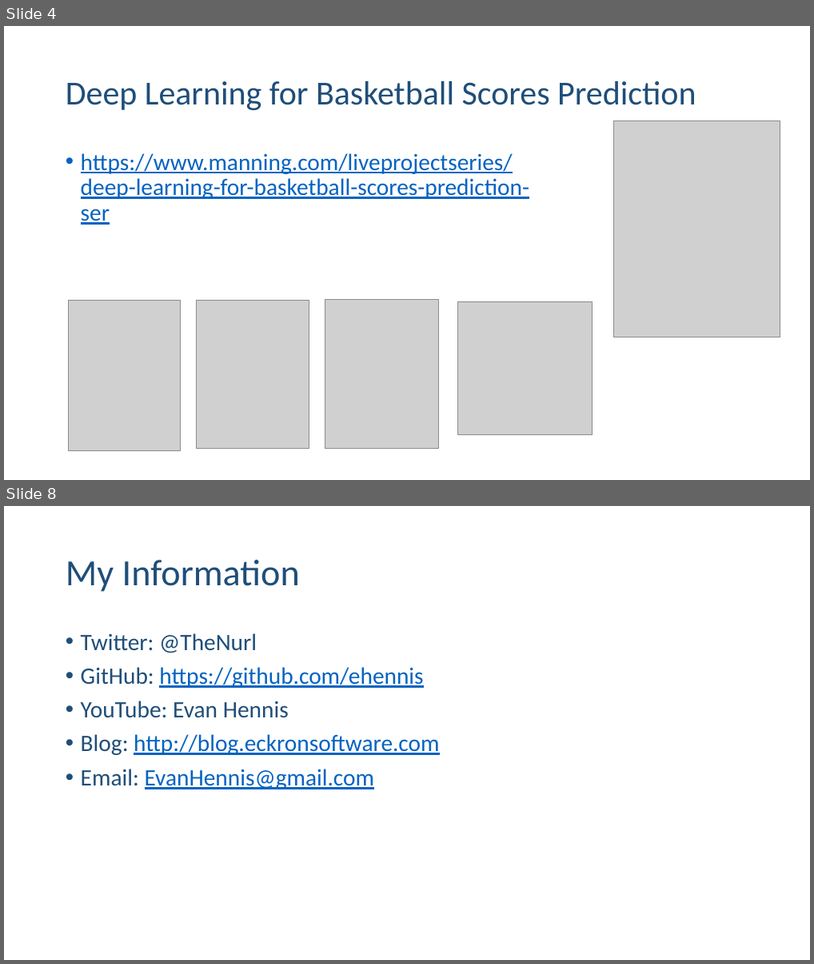
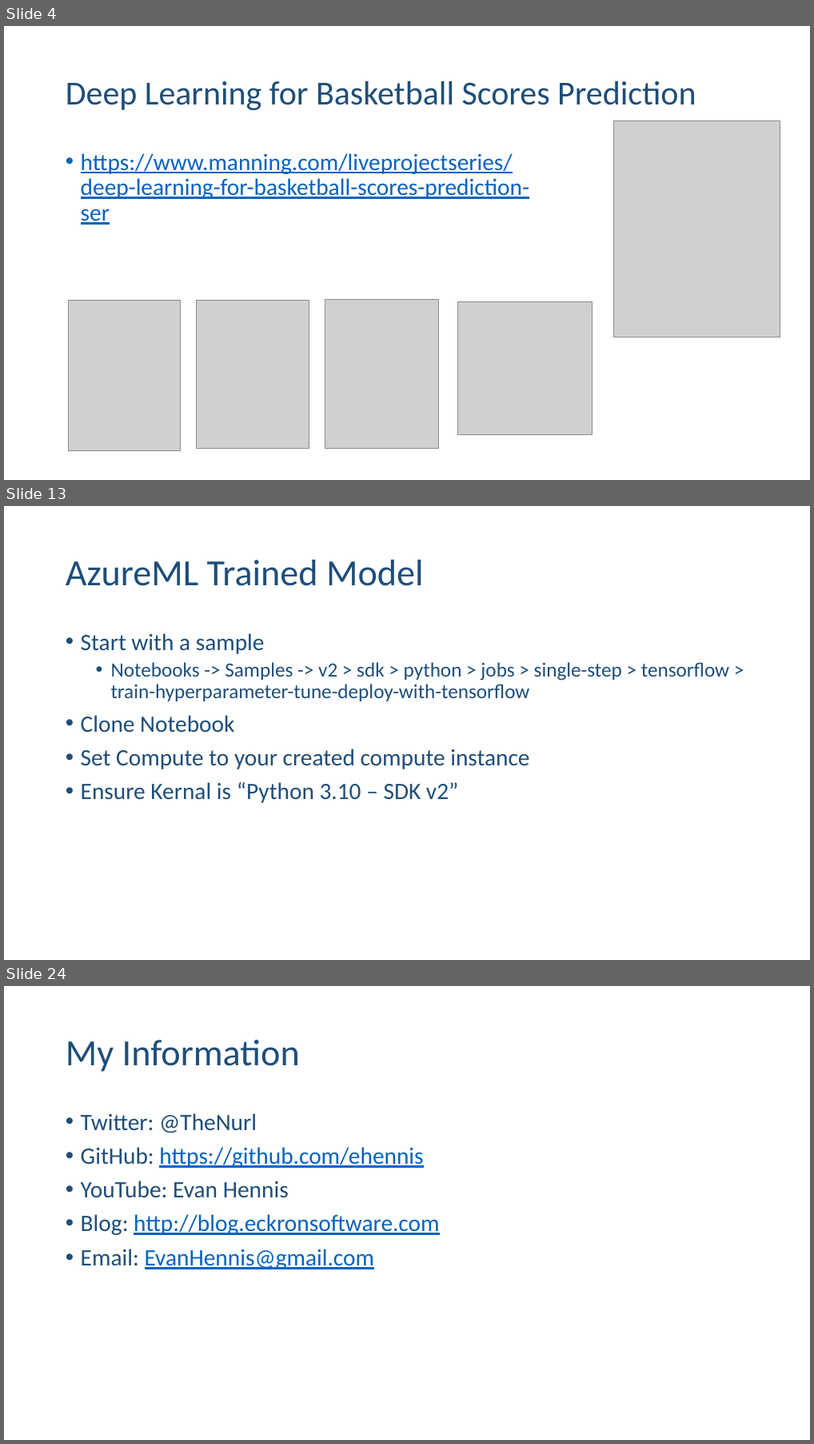
Before and after one commit to ehennis/Blog, a slide deck: AzureML/NebraskaCode.pptx. Shown one above the other, each under a label of ours: slides 4 and 8 before the commit, slides 4, 13 and 24 after it; the slides between them are not shown. The pictures are 814x964 and 814x1444 pixels, drawn with LibreOffice and Linux fonts; fonts in the diff are those of the drawing; grey boxes stand for pictures. Boxes give left, top, right and bottom in pixels: in the first picture for what was removed or moved away, otherwise in the second. Text is boxed around its words. In the diff, an @@ line names an element or a change of style, - is before the commit and + after.

```diff
--- a/AzureML/NebraskaCode.pptx
+++ b/AzureML/NebraskaCode.pptx
@@ slide 13 added at box(4, 506, 810, 960), background #FFFFFF @@
@@ title added at box(66, 560, 424, 586), 44 pt, text #1F4E79 @@
+AzureML Trained Model
@@ text added at box(81, 633, 730, 803), 24 pt, text #1F4E79 @@
+• Start with a sample
+  • Notebooks -> Samples -> v2 > sdk > python > jobs > single-step > tensorflow > train-hyperparameter-tune-deploy-with-tensorflow
+• Clone Notebook
+• Set Compute to your created compute instance
+• Ensure Kernal is “Python 3.10 – SDK v2”
@@ what was slide 8 is now slide 24 @@
```
Also in this commit, not shown: 3 slides changed, 15 other slides added.
